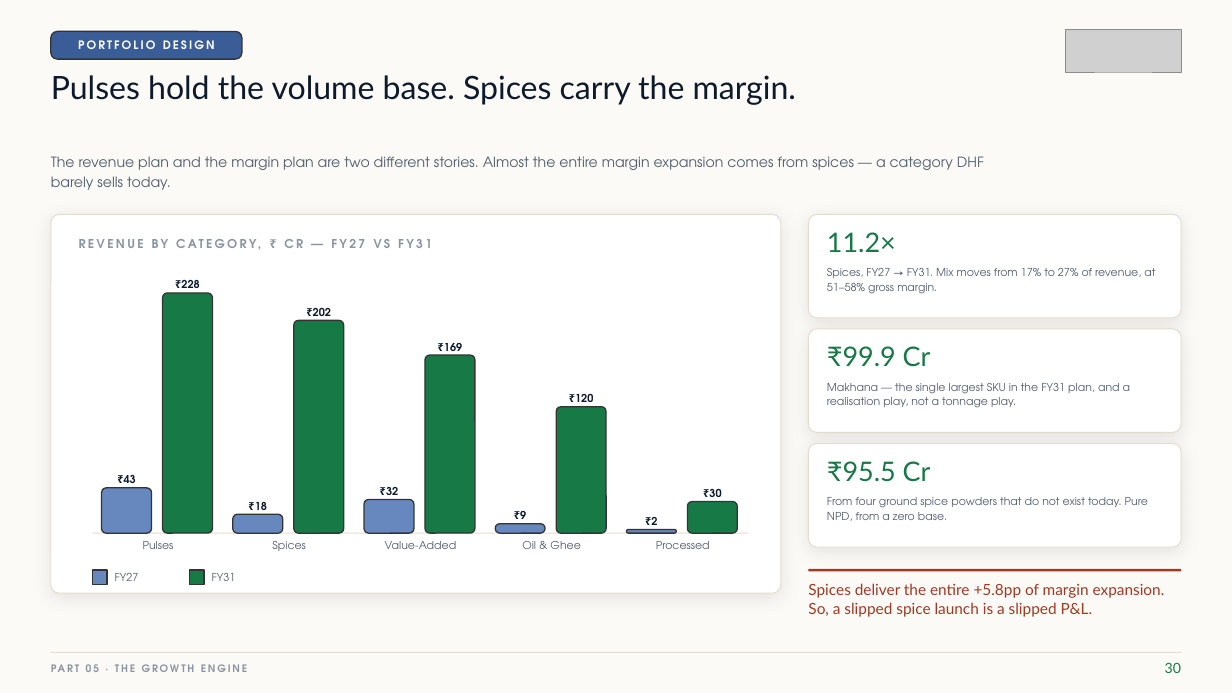
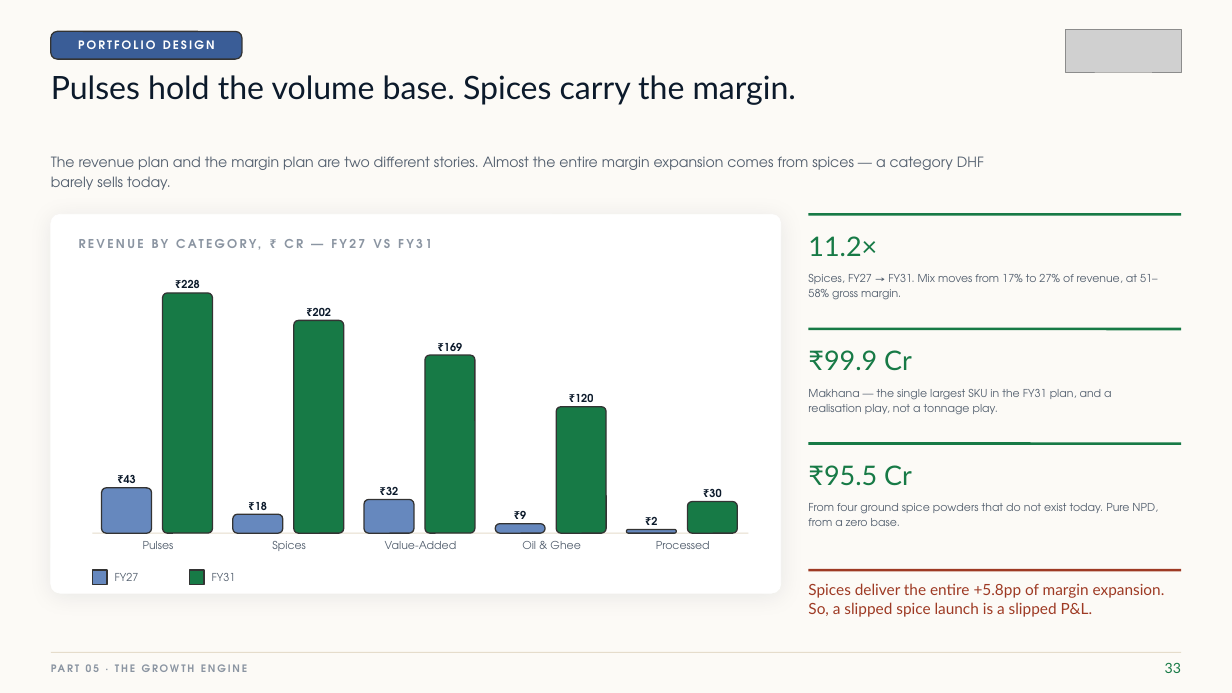
Before and after one commit to tirtham-spec/hopper-tessarakt, a slide deck: slide 34 of DHF-Honest-Farms-Deck.pptx (slide 31 before the commit). Drawn at 1232x693 pixels with LibreOffice and Linux fonts; fonts in the diff are those of the drawing; grey boxes stand for pictures. Boxes give left, top, right and bottom in pixels: in the first picture for what was removed or moved away, otherwise in the second. Text is boxed around its words. In the diff, an @@ line names an element or a change of style, - is before the commit and + after.

```diff
--- a/DHF-Honest-Farms-Deck.pptx
+++ b/DHF-Honest-Farms-Deck.pptx
@@ rounded rectangle at bbox=[51, 214, 781, 593]: outline #E5DCCB 0.75 pt to #FFFFFF 0.5 pt; shadow changed; proportions changed @@
@@ text "11.2×": place and size @@
-text "11.2×" at bbox=[827, 232, 896, 252]
+text "11.2×" at bbox=[808, 236, 877, 256]
@@ rounded rectangle removed at bbox=[809, 214, 1181, 318] @@
@@ line added from (809, 214) to (1181, 214), #177A46 2 pt @@
@@ text "Spices, FY27 → FY31. Mix ...": place and size @@
-text "Spices, FY27 → FY31. Mix ..." at bbox=[827, 268, 1155, 294]
+text "Spices, FY27 → FY31. Mix ..." at bbox=[808, 274, 1158, 300]
@@ rounded rectangle removed at bbox=[809, 329, 1181, 433] @@
@@ line added from (809, 329) to (1181, 329), #177A46 2 pt @@
@@ text "₹99.9 Cr": place and size @@
-text "₹99.9 Cr" at bbox=[827, 346, 931, 367]
+text "₹99.9 Cr" at bbox=[808, 350, 912, 371]
@@ text "Makhana — the single largest ...": place and size @@
-text "Makhana — the single largest ..." at bbox=[827, 383, 1130, 408]
+text "Makhana — the single largest ..." at bbox=[808, 389, 1111, 415]
@@ rounded rectangle removed at bbox=[809, 444, 1181, 547] @@
@@ line added from (809, 444) to (1181, 444), #177A46 2 pt @@
@@ text "₹95.5 Cr": place and size @@
-text "₹95.5 Cr" at bbox=[827, 461, 931, 482]
+text "₹95.5 Cr" at bbox=[808, 465, 912, 486]
@@ line spacing 1.1 to 1.14 in 3 elements at bbox=[808, 274, 1158, 300], bbox=[808, 389, 1111, 415], bbox=[808, 503, 1158, 526] @@
@@ text "From four ground spice powders ...": place and size @@
-text "From four ground spice powders ..." at bbox=[827, 497, 1148, 521]
+text "From four ground spice powders ..." at bbox=[808, 503, 1158, 526]
@@ text at bbox=[1165, 663, 1181, 673]: text changed @@
-30
+33
```
Also in this commit, not shown: 29 other slides changed, 4 slides added, 3 other files.
